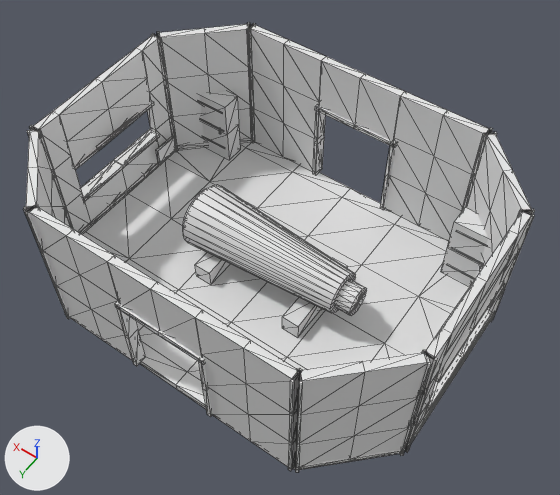
What one commit did to the OBJ model assets/tts/nereid-deep-r1-20261101/submersible-service-bay-interior.obj.
The view is the same before and after, from a 50 mm camera at (-8.29, 11.15, 19.24) aimed at (-0.43, 0.16, 1.95). The lights are fixed; the arrows at lower left show +X, +Y and +Z. The first picture is the older version. Mesh edges are drawn as thin lines. Where no turn or scale is listed for an object, it has been applied to the vertices.

Names of what the first picture shows: 'submersible-service-bay-interior'.
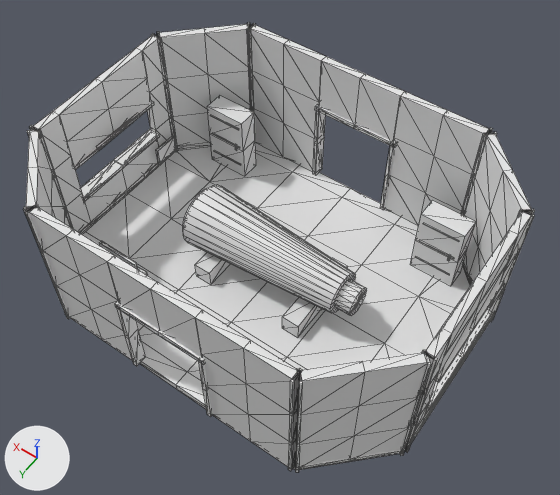
Where the change shows, as pixel boxes [x1, y1, x2, y2] in the pictures (560 x 495 px; the box of a moved part takes in the faces that stretch with it):
part 1 of me_submersible_service_bay_interior, moved or reshaped: before [200, 92, 241, 160]; after [207, 95, 256, 176]
part 2 of me_submersible_service_bay_interior, moved or reshaped: before [203, 137, 225, 149]; after [214, 150, 241, 165]
part 3 of me_submersible_service_bay_interior, moved or reshaped: before [202, 120, 224, 132]; after [212, 133, 240, 148]
part 4 of me_submersible_service_bay_interior, moved or reshaped: before [199, 101, 223, 113]; after [210, 115, 239, 130]
part 5 of me_submersible_service_bay_interior, moved or reshaped: before [441, 208, 488, 287]; after [410, 200, 476, 286]
part 6 of me_submersible_service_bay_interior, moved or reshaped: before [447, 264, 475, 280]; after [415, 257, 450, 275]
part 7 of me_submersible_service_bay_interior, moved or reshaped: before [451, 248, 481, 264]; after [419, 240, 454, 259]
part 8 of me_submersible_service_bay_interior, moved or reshaped: before [456, 230, 486, 246]; after [423, 223, 459, 242]
part 9 of me_submersible_service_bay_interior, moved or reshaped (not visible before): after [100, 241, 139, 270]

Diff of the bpy script that builds the scene:
```diff
--- a/assets/tts/nereid-deep-r1-20261101/submersible-service-bay-interior.obj.py
+++ b/assets/tts/nereid-deep-r1-20261101/submersible-service-bay-interior.obj.py
@@ me_submersible_service_bay_interior @@
 me_submersible_service_bay_interior.from_pydata(...)  # 1231 vertices, 2176 faces; spans x -6.21..6.21, y -4.69..4.69, z -0.25..4.75
 # used by ob_submersible_service_bay_interior; location = (0.0, 0.0, 0.0)
+# me_submersible_service_bay_interior part 1: the loose piece of 12 vertices spanning x 4.1..5.5, y -3.83..-3.17, z 0.0..2.4 is moved by (-0.9, 0.3, 0.0)
+# me_submersible_service_bay_interior part 2: the loose piece of 8 vertices spanning x 4.23..5.37, y -3.17..-3.15, z 0.49..0.51 is moved by (-0.9, 0.3, 0.0)
+# me_submersible_service_bay_interior part 3: the loose piece of 8 vertices spanning x 4.23..5.37, y -3.17..-3.15, z 1.29..1.31 is moved by (-0.9, 0.3, 0.0)
+# me_submersible_service_bay_interior part 4: the loose piece of 8 vertices spanning x 4.23..5.37, y -3.17..-3.15, z 2.09..2.11 is moved by (-0.9, 0.3, 0.0)
+# me_submersible_service_bay_interior part 5: the loose piece of 12 vertices spanning x -5.5..-4.1, y -3.83..-3.17, z 0.0..2.4 is moved by (0.9, 0.3, 0.0)
+# me_submersible_service_bay_interior part 6: the loose piece of 8 vertices spanning x -5.37..-4.23, y -3.17..-3.15, z 0.49..0.51 is moved by (0.9, 0.3, 0.0)
+# me_submersible_service_bay_interior part 7: the loose piece of 8 vertices spanning x -5.37..-4.23, y -3.17..-3.15, z 1.29..1.31 is moved by (0.9, 0.3, 0.0)
+# me_submersible_service_bay_interior part 8: the loose piece of 8 vertices spanning x -5.37..-4.23, y -3.17..-3.15, z 2.09..2.11 is moved by (0.9, 0.3, 0.0)
+# me_submersible_service_bay_interior part 9: the loose piece of 8 vertices spanning x 3.42..4.78, y 3.23..3.33, z 1.06..1.59 is moved by (-0.7, -0.5, 0.0)
```
